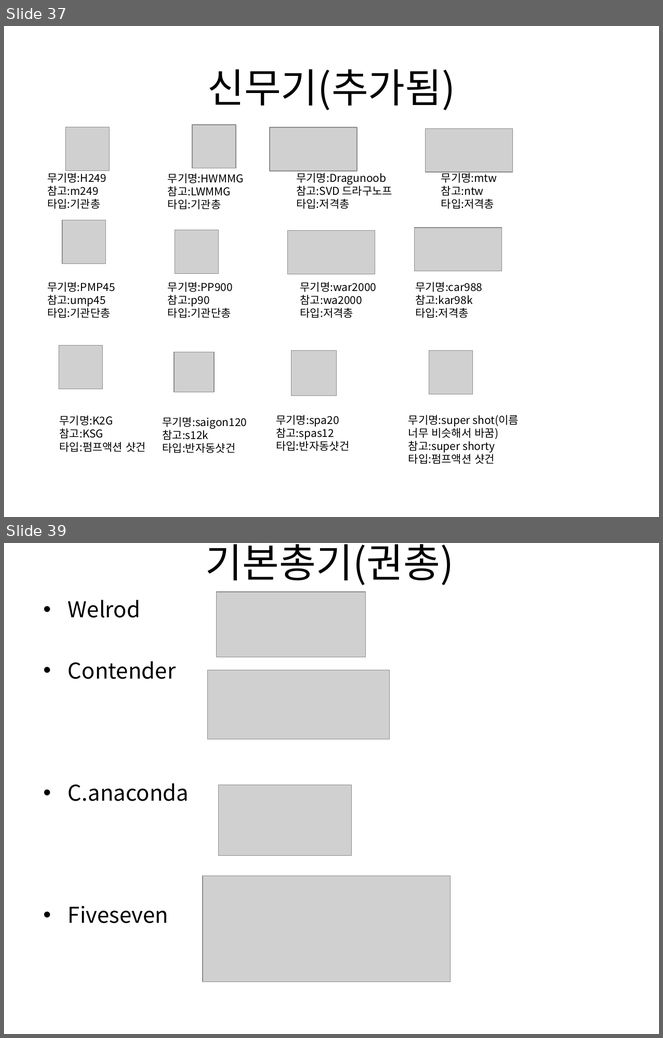
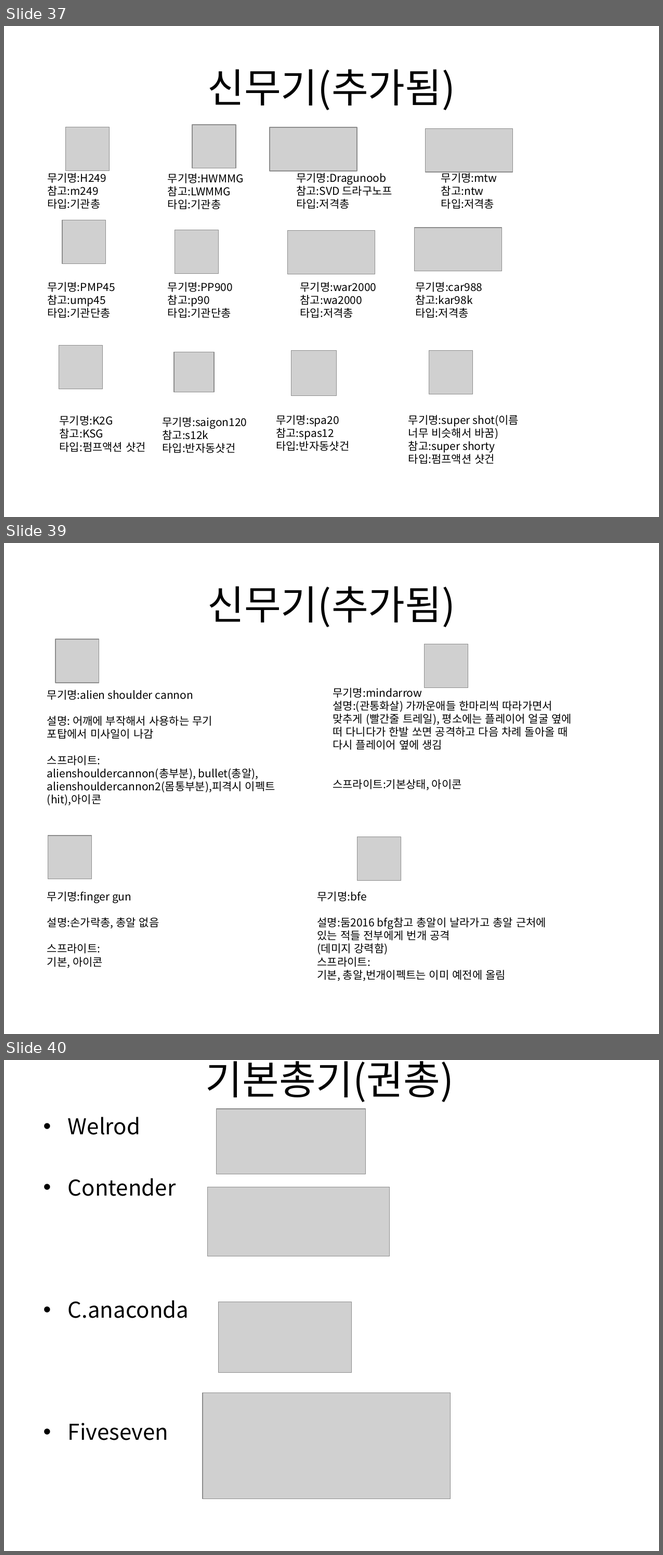
Before and after one commit to gkdlgndpdu/EscapeJail, a slide deck: EscapeJail/Assets/기획/스테이지1기획.pptx. Shown one above the other, each under a label of ours: slides 37 and 39 before the commit, slides 37, 39 and 40 after it; the slides between them are not shown. The pictures are 663x1038 and 663x1555 pixels, drawn with LibreOffice and Linux fonts; fonts in the diff are those of the drawing; grey boxes stand for pictures. Boxes give left, top, right and bottom in pixels: in the first picture for what was removed or moved away, otherwise in the second. Text is boxed around its words. In the diff, an @@ line names an element or a change of style, - is before the commit and + after.

Commit message:
무기 4개 더 추가 자세한건 ppt 참고

```diff
--- a/EscapeJail/Assets/기획/스테이지1기획.pptx
+++ b/EscapeJail/Assets/기획/스테이지1기획.pptx
@@ slide 39 added at <box>4,543,659,1034</box>, background #FFFFFF @@
@@ title added at <box>207,586,455,627</box>, 44 pt, text #000000 @@
+신무기(추가됨)
@@ picture added at <box>56,639,100,683</box> @@
@@ picture added at <box>425,644,468,688</box> @@
@@ text added at <box>47,690,275,806</box>, 12 pt, text #000000 @@
+무기명:alien shoulder cannon
+설명: 어깨에 부작해서 사용하는 무기
+포탑에서 미사일이 나감
+스프라이트:
+alienshouldercannon(총부분), bullet(총알), alienshouldercannon2(몸통부분),피격시 이펙트(hit),아이콘
@@ text added at <box>333,688,572,791</box>, 12 pt, text #000000 @@
+무기명:mindarrow
+설명:(관통화살) 가까운애들 한마리씩 따라가면서 맞추게 (빨간줄 트레일), 평소에는 플레이어 얼굴 옆에 떠 다니다가 한발 쏘면 공격하고 다음 차례 돌아올 때 다시 플레이어 옆에 생김
+스프라이트:기본상태, 아이콘
@@ picture added at <box>48,836,92,880</box> @@
@@ picture added at <box>357,837,401,881</box> @@
@@ text added at <box>47,891,159,968</box>, 12 pt, text #000000 @@
+무기명:finger gun
+설명:손가락총, 총알 없음
+스프라이트:
+기본, 아이콘
@@ text added at <box>318,891,546,981</box>, 12 pt, text #000000 @@
+무기명:bfe
+설명:둠2016 bfg참고 총알이 날라가고 총알 근처에 있는 적들 전부에게 번개 공격
+(데미지 강력함)
+스프라이트:
+기본, 총알,번개이펙트는 이미 예전에 올림
@@ what was slide 39 is now slide 40 @@
```
Also in this commit, not shown: 3 slides changed, 29 other files.
